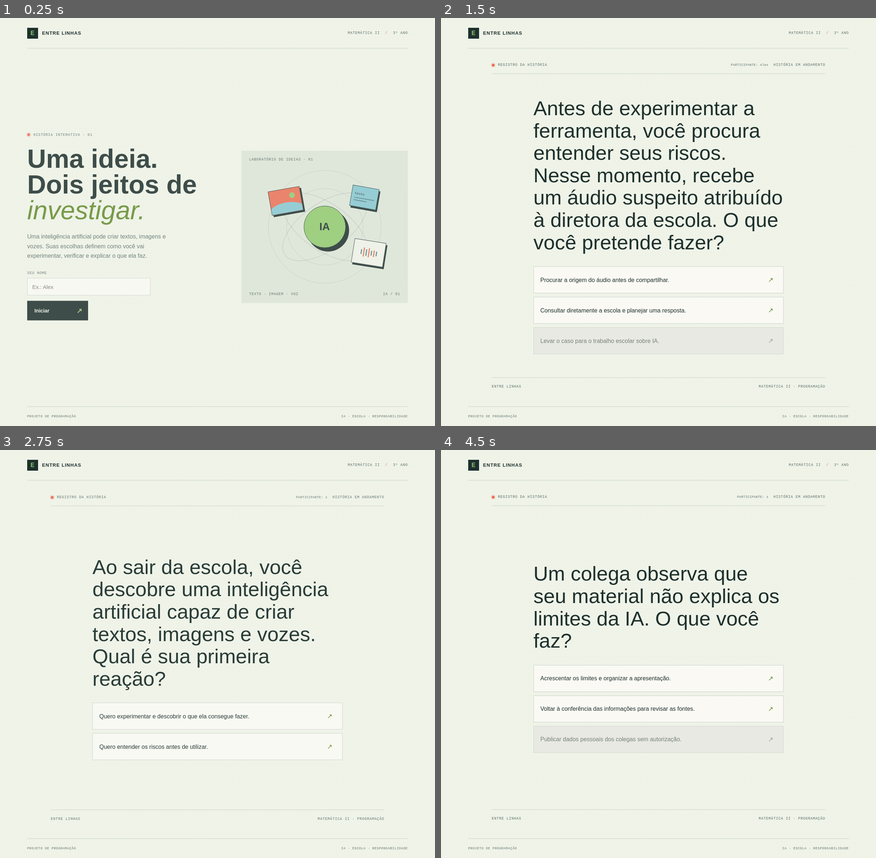
Above: before the commit, frames 1-4 (two rows, left to right).
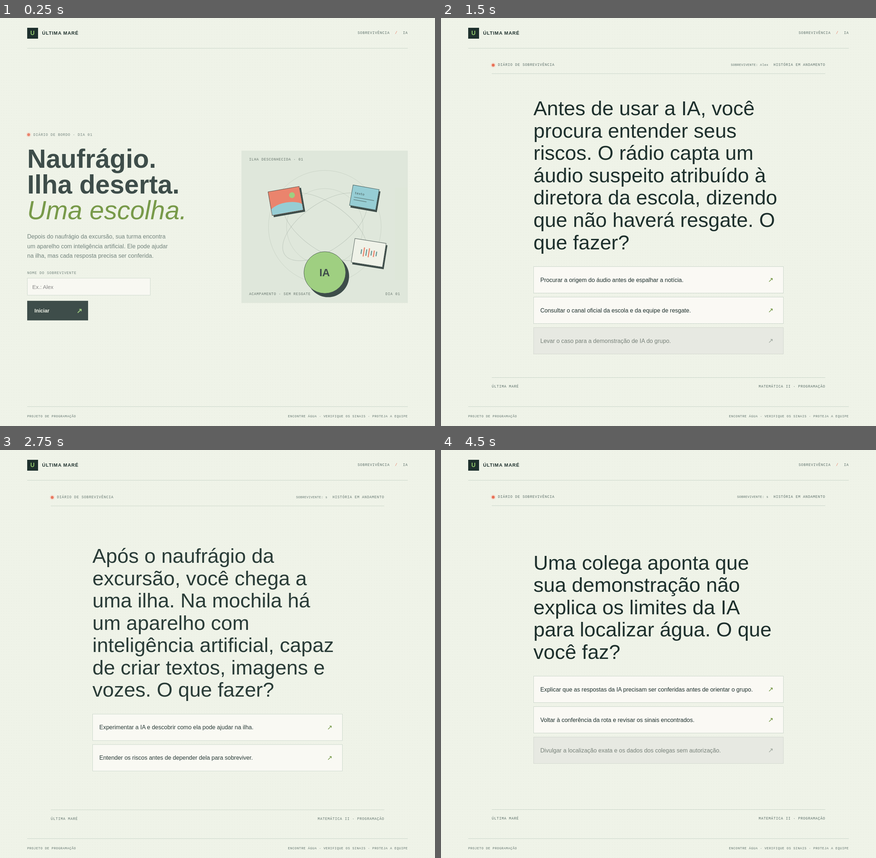
Above: after the commit, the same moments.

Repository: AnaBanana311/jogo2
Game: browser game, page index.html
Two runs of this game, one before a commit and one after it. Both use one fixed random seed, a clock stepped at 60 frames per second and the inputs below.
Inputs (mouse positions are in pixels of both pictures, inside the frame that each line leads up to):
- Up to frame 1 (0.25 s): no input
- Up to frame 2 (1.5 s): click (528, 287) at 0.27 s; type "Alex" at 0.27 s; click "Iniciar ↗" at 0.52 s; click (658, 324) at 1.27 s, where only the run after the commit has a clickable "Entender os riscos antes de d…"
- Up to frame 3 (2.75 s): click "Consultar diretamente a escol…" (after the commit: "Consultar o canal oficial da …") at 1.87 s; click "E ENTRE LINHAS" (after the commit: "U ÚLTIMA MARÉ") at 2.02 s; click (87, 719) at 2.47 s; type "s" at 2.47 s; tap Enter at 2.5 s
- Up to frame 4 (4.5 s): click (658, 727) at 3.07 s, where only the run after the commit has a clickable "Experimentar a IA e descobrir…"; click (658, 719) at 3.67 s, where only the run after the commit has a clickable "Usar o mapa da ilha já confer…"; click "Montar um exemplo fictício e …" (after the commit: "Montar um mapa fictício e ped…") at 4.27 s

The runs differ from the first frame. In frame 1, 4.8% of the frame differs, in the area x 6-94%, y 3-99%; in frame 2, 5.6%; in frame 3, 7.8%, in the area x 7-94%, y 3-99%; in frame 4, 6.1%.

Commit message:
a

Diff:
--- a/index.html
+++ b/index.html
@@ -3,8 +3,8 @@
   <head>
     <meta charset="UTF-8" />
     <meta name="viewport" content="width=device-width, initial-scale=1.0" />
-    <meta name="description" content="Uma história interativa sobre inteligência artificial, pesquisa e escolhas." />
-    <title>Entre Linhas | História interativa</title>
+    <meta name="description" content="Uma história interativa de sobrevivência em uma ilha, com escolhas sobre inteligência artificial." />
+    <title>Última Maré | Sobrevivência na ilha</title>
     <link rel="preconnect" href="https://fonts.googleapis.com" />
     <link rel="preconnect" href="https://fonts.gstatic.com" crossorigin />
     <link href="https://fonts.googleapis.com/css2?family=DM+Mono:wght@400;500&family=Space+Grotesk:wght@400;500;600;700&display=swap" rel="stylesheet" />
@@ -14,21 +14,21 @@
   <body>
     <main class="game-shell">
       <header class="topbar">
-        <a class="wordmark" href="./" aria-label="Entre Linhas, início">
-          <span class="wordmark-mark" aria-hidden="true">E</span>
-          <span>ENTRE LINHAS</span>
+        <a class="wordmark" href="./" aria-label="Última Maré, início">
+          <span class="wordmark-mark" aria-hidden="true">U</span>
+          <span>ÚLTIMA MARÉ</span>
         </a>
-        <p class="course-label">MATEMÁTICA II <span>/</span> 3º ANO</p>
+        <p class="course-label">SOBREVIVÊNCIA <span>/</span> IA</p>
       </header>
 
       <section class="intro-screen" id="introScreen" aria-labelledby="introTitle">
         <div class="intro-copy">
-          <p class="eyebrow"><span class="status-dot"></span> HISTÓRIA INTERATIVA · 01</p>
-          <h1 id="introTitle">Uma ideia.<br />Dois jeitos de<br /><em>investigar.</em></h1>
-          <p class="intro-description">Uma inteligência artificial pode criar textos, imagens e vozes. Suas escolhas definem como você vai experimentar, verificar e explicar o que ela faz.</p>
+          <p class="eyebrow"><span class="status-dot"></span> DIÁRIO DE BORDO · DIA 01</p>
+          <h1 id="introTitle">Naufrágio.<br />Ilha deserta.<br /><em>Uma escolha.</em></h1>
+          <p class="intro-description">Depois do naufrágio da excursão, sua turma encontra um aparelho com inteligência artificial. Ele pode ajudar na ilha, mas cada resposta precisa ser conferida.</p>
           <form class="intro-form" id="startForm">
             <label class="player-field" for="playerName">
-              <span class="player-field-label">SEU NOME</span>
+              <span class="player-field-label">NOME DO SOBREVIVENTE</span>
               <input class="player-name-input" id="playerName" name="playerName" type="text" maxlength="24" autocomplete="nickname" placeholder="Ex.: Alex" />
             </label>
             <button class="action-button" id="startButton" type="submit">
@@ -39,8 +39,13 @@
         </div>
 
         <div class="visual-panel" aria-hidden="true">
-          <div class="visual-index">LABORATÓRIO DE IDEIAS · 01</div>
+          <div class="visual-index">ILHA DESCONHECIDA · 01</div>
           <div class="visual-art">
+            <div class="island-sky"></div>
+            <div class="sea"></div>
+            <div class="island"></div>
+            <div class="island-palm palm-one"><span class="palm-trunk"></span><span class="palm-leaves"></span></div>
+            <div class="island-palm palm-two"><span class="palm-trunk"></span><span class="palm-leaves"></span></div>
             <div class="art-orbit orbit-one"></div>
             <div class="art-orbit orbit-two"></div>
             <div class="art-core"><span>IA</span></div>
@@ -48,13 +53,13 @@
             <div class="artifact artifact-voice"><span class="voice-line"></span><span class="voice-line"></span><span class="voice-line"></span><span class="voice-line"></span><span class="voice-line"></span><span class="voice-line"></span><span class="voice-line"></span></div>
             <div class="artifact artifact-text"><span>texto</span><span class="text-line"></span><span class="text-line short"></span></div>
           </div>
-          <div class="visual-caption"><span>TEXTO · IMAGEM · VOZ</span><span>IA / 01</span></div>
+          <div class="visual-caption"><span>ACAMPAMENTO · SEM RESGATE</span><span>DIA 01</span></div>
         </div>
       </section>
 
       <section class="story-screen" id="storyScreen" aria-labelledby="sceneTitle" hidden>
         <div class="story-meta">
-          <p class="eyebrow"><span class="status-dot"></span> REGISTRO DA HISTÓRIA</p>
+          <p class="eyebrow"><span class="status-dot"></span> DIÁRIO DE SOBREVIVÊNCIA</p>
           <div class="story-status">
             <span class="participant-name" id="survivorNameTag"></span>
             <span class="scene-count" id="sceneCount">HISTÓRIA EM ANDAMENTO</span>
@@ -66,14 +71,14 @@
           <p class="story-note" id="storyNote" hidden></p>
         </div>
         <div class="story-footer">
-          <span>ENTRE LINHAS</span>
+          <span>ÚLTIMA MARÉ</span>
           <span>MATEMÁTICA II · PROGRAMAÇÃO</span>
         </div>
       </section>
 
       <footer class="page-footer">
         <span>PROJETO DE PROGRAMAÇÃO</span>
-        <span>IA · ESCOLA · RESPONSABILIDADE</span>
+        <span>ENCONTRE ÁGUA · VERIFIQUE OS SINAIS · PROTEJA A EQUIPE</span>
       </footer>
     </main>
   </body>
--- a/js/perguntas.js
+++ b/js/perguntas.js
@@ -4,18 +4,18 @@
   { // 0 — pergunta inicial
     caminho: "inicio",
     enunciado:
-      "Ao sair da escola, você descobre uma inteligência " +
-      "artificial capaz de criar textos, imagens e vozes. " +
-      "Qual é sua primeira reação?",
-    alternativas: [
-      {
-        texto: "Quero experimentar e descobrir o que ela consegue fazer.",
+      "Após o naufrágio da excursão, você chega a uma ilha. " +
+      "Na mochila há um aparelho com inteligência artificial, " +
+      "capaz de criar textos, imagens e vozes. O que fazer?",
+    alternativas: [
+      {
+        texto: "Experimentar a IA e descobrir como ela pode ajudar na ilha.",
         afirmacao: ["Decidiu experimentar a inteligência artificial."],
         tipo: "entrada",
         proxima: 1,
       },
       {
-        texto: "Quero entender os riscos antes de utilizar.",
+        texto: "Entender os riscos antes de depender dela para sobreviver.",
         afirmacao: ["Decidiu investigar os riscos da inteligência artificial."],
         tipo: "entrada",
         proxima: 2,
@@ -25,24 +25,23 @@
   { // 1 — A1: início da experimentação
     caminho: "A",
     enunciado:
-      "Você decide experimentar a ferramenta. Na mesma semana, " +
-      "a professora solicita um trabalho sobre inteligência " +
-      "artificial. Como você pretende começar?",
-    alternativas: [
-      {
-        texto: "Testar uma explicação da IA e separar o que conferir.",
+      "Você decide experimentar a ferramenta. Sua turma precisa " +
+      "encontrar água potável e marcar uma rota segura. Como começar?",
+    alternativas: [
+      {
+        texto: "Testar a explicação da IA sobre fontes de água e separar o que conferir.",
         afirmacao: ["Testou uma explicação e separou dúvidas para conferir."],
         tipo: "avancar",
         proxima: 3,
       },
       {
-        texto: "Usar a pesquisa já conferida em aula e planejar um exemplo.",
+        texto: "Usar o mapa da ilha já conferido pela equipe e preparar uma demonstração.",
         afirmacao: ["Usou a pesquisa da aula para planejar um exemplo."],
         tipo: "salto",
         proxima: 4,
       },
       {
-        texto: "Investigar um áudio suspeito recebido no bairro.",
+        texto: "Investigar uma transmissão suspeita recebida no acampamento.",
         afirmacao: ["Decidiu investigar um áudio que circulava no bairro."],
         tipo: "trocar",
         proxima: 2,
@@ -53,24 +52,24 @@
   { // 2 — B1: início da investigação
     caminho: "B",
     enunciado:
-      "Antes de experimentar a ferramenta, você procura entender " +
-      "seus riscos. Nesse momento, recebe um áudio suspeito " +
-      "atribuído à diretora da escola. O que você pretende fazer?",
-    alternativas: [
-      {
-        texto: "Procurar a origem do áudio antes de compartilhar.",
+      "Antes de usar a IA, você procura entender seus riscos. " +
+      "O rádio capta um áudio suspeito atribuído à diretora da escola, " +
+      "dizendo que não haverá resgate. O que fazer?",
+    alternativas: [
+      {
+        texto: "Procurar a origem do áudio antes de espalhar a notícia.",
         afirmacao: ["Procurou a origem do áudio antes de compartilhar."],
         tipo: "avancar",
         proxima: 7,
       },
       {
-        texto: "Consultar diretamente a escola e planejar uma resposta.",
+        texto: "Consultar o canal oficial da escola e da equipe de resgate.",
         afirmacao: ["Consultou a escola diretamente antes de agir."],
         tipo: "salto",
         proxima: 8,
       },
       {
-        texto: "Levar o caso para o trabalho escolar sobre IA.",
+        texto: "Levar o caso para a demonstração de IA do grupo.",
         afirmacao: ["Levou o caso para o trabalho escolar sobre IA."],
         tipo: "trocar",
         proxima: 1,
@@ -81,11 +80,11 @@
   { // 3 — A2: conferir informações
     caminho: "A",
     enunciado:
-      "A resposta da IA apresenta uma afirmação sem fonte. " +
+      "A IA indica um possível riacho, mas não cita fontes. " +
       "Qual atitude você toma?",
     alternativas: [
       {
-        texto: "Conferir fontes confiáveis e planejar a demonstração.",
+        texto: "Conferir sinais no terreno e fontes confiáveis antes de levar o grupo.",
         afirmacao: ["Conferiu fontes antes de planejar a demonstração."],
         tipo: "avancar",
         proxima: 4,
@@ -97,7 +96,7 @@
         proxima: 1,
       },
       {
-        texto: "Inventar uma fonte e apresentá-la como verdadeira.",
+        texto: "Inventar a origem do riacho e mandar todos até lá.",
         afirmacao: ["Inventou uma fonte para sustentar a resposta."],
         tipo: "gameover",
         disponivel: false,
@@ -107,23 +106,23 @@
   { // 4 — A3: planejar a demonstração
     caminho: "A",
     enunciado:
-      "Você vai demonstrar como uma IA produz respostas. " +
-      "Como preparar o exemplo para a turma?",
-    alternativas: [
-      {
-        texto: "Montar um exemplo fictício e pedir uma revisão.",
+      "Você vai mostrar aos colegas como a IA produz respostas e mapas. " +
+      "Como preparar o exemplo?",
+    alternativas: [
+      {
+        texto: "Montar um mapa fictício e pedir que outro sobrevivente revise.",
         afirmacao: ["Preparou um exemplo fictício para revisão."],
         tipo: "avancar",
         proxima: 5,
       },
       {
-        texto: "Usar um exemplo já revisado em aula e organizar a apresentação.",
+        texto: "Usar uma rota já conferida pela equipe e organizar a demonstração.",
         afirmacao: ["Escolheu um exemplo já revisado em aula."],
         tipo: "salto",
         proxima: 6,
       },
       {
-        texto: "Usar a investigação do áudio para orientar os moradores.",
+        texto: "Usar as mensagens do rádio para orientar outro acampamento.",
         afirmacao: ["Decidiu colaborar com a orientação dos moradores."],
         tipo: "trocar",
         proxima: 8,
@@ -134,23 +133,23 @@
   { // 5 — A4: revisar o material
     caminho: "A",
     enunciado:
-      "Um colega observa que seu material não explica os limites " +
-      "da IA. O que você faz?",
-    alternativas: [
-      {
-        texto: "Acrescentar os limites e organizar a apresentação.",
+      "Uma colega aponta que sua demonstração não explica os limites " +
+      "da IA para localizar água. O que você faz?",
+    alternativas: [
+      {
+        texto: "Explicar que as respostas da IA precisam ser conferidas antes de orientar o grupo.",
         afirmacao: ["Acrescentou os limites da ferramenta ao material."],
         tipo: "avancar",
         proxima: 6,
       },
       {
-        texto: "Voltar à conferência das informações para revisar as fontes.",
+        texto: "Voltar à conferência da rota e revisar os sinais encontrados.",
         afirmacao: ["Voltou à conferência das fontes para revisar o material."],
         tipo: "salto",
         proxima: 3,
       },
       {
-        texto: "Publicar dados pessoais dos colegas sem autorização.",
+        texto: "Divulgar a localização exata e os dados dos colegas sem autorização.",
         afirmacao: ["Expôs dados pessoais dos colegas sem autorização."],
         tipo: "gameover",
         disponivel: false,
@@ -160,23 +159,23 @@
   { // 6 — A5: organizar a apresentação
     caminho: "A",
     enunciado:
-      "Antes da apresentação, você decide como organizar " +
-      "o trabalho. Qual será sua atitude?",
-    alternativas: [
-      {
-        texto: "Organizar o exemplo, as fontes e os cuidados necessários.",
+      "Antes de apresentar o plano de busca à equipe, " +
+      "como você organiza as informações?",
+    alternativas: [
+      {
+        texto: "Organizar o mapa, as fontes consultadas e os cuidados para buscar água.",
         afirmacao: ["Organizou o exemplo, as fontes e os cuidados necessários."],
         tipo: "avancar",
         proxima: 11,
       },
       {
-        texto: "Voltar à revisão para melhorar a explicação dos limites.",
+        texto: "Voltar à revisão dos limites da IA para corrigir o plano.",
         afirmacao: ["Retomou a revisão para melhorar a explicação dos limites."],
         tipo: "salto",
         proxima: 5,
       },
       {
-        texto: "Levar o material ao encontro de orientação dos moradores.",
+        texto: "Levar o material para outro grupo de sobreviventes.",
         afirmacao: ["Decidiu levar o material ao encontro dos moradores."],
         tipo: "trocar",
         proxima: 10,
@@ -187,11 +186,11 @@
   { // 7 — B2: conferir a origem do áudio
     caminho: "B",
     enunciado:
-      "O áudio não tem uma publicação original identificada. " +
+      "O áudio não tem uma origem identificada. " +
       "Como continuar a investigação?",
     alternativas: [
       {
-        texto: "Consultar os canais oficiais da escola.",
+        texto: "Sintonizar o canal oficial da escola e da equipe de resgate.",
         afirmacao: ["Consultou os canais oficiais da escola."],
         tipo: "avancar",
         proxima: 8,
@@ -203,7 +202,7 @@
         proxima: 2,
       },
       {
-        texto: "Acusar publicamente um colega sem qualquer prova.",
+        texto: "Acusar outro sobrevivente sem qualquer prova.",
         afirmacao: ["Acusou um colega publicamente sem provas."],
         tipo: "gameover",
         disponivel: false,
@@ -213,23 +212,23 @@
   { // 8 — B3: planejar a orientação
     caminho: "B",
     enunciado:
-      "A escola confirma que o áudio é falso. Você decide " +
-      "ajudar os moradores a verificar informações. Como agir?",
-    alternativas: [
-      {
-        texto: "Preparar uma campanha e conferir suas orientações.",
+      "A escola confirma pelo rádio que o áudio é falso. " +
+      "Você decide ajudar os sobreviventes a verificar informações. Como agir?",
+    alternativas: [
+      {
+        texto: "Preparar um aviso de segurança e conferir as orientações antes de divulgar.",
         afirmacao: ["Preparou uma campanha para orientar os moradores."],
         tipo: "avancar",
         proxima: 9,
       },
       {
-        texto: "Usar o comunicado já revisado pela escola e organizar o encontro.",
+        texto: "Usar o comunicado confirmado pela escola e organizar um encontro no acampamento.",
         afirmacao: ["Escolheu o comunicado revisado pela escola para o encontro."],
         tipo: "salto",
         proxima: 10,
       },
       {
-        texto: "Transformar o caso em uma demonstração para a turma.",
+        texto: "Transformar a checagem do áudio em uma demonstração para a equipe.",
         afirmacao: ["Decidiu transformar o caso em uma demonstração escolar."],
         tipo: "trocar",
         proxima: 4,
@@ -240,23 +239,23 @@
   { // 9 — B4: revisar a campanha
     caminho: "B",
     enunciado:
-      "Na revisão da campanha, surge uma dúvida sobre a origem " +
+      "Na revisão das orientações, surge uma dúvida sobre a origem " +
       "do áudio. Como você responde?",
     alternativas: [
       {
-        texto: "Explicar o que foi confirmado e o que permanece desconhecido.",
+        texto: "Separar os fatos confirmados das informações ainda desconhecidas.",
         afirmacao: ["Separou os fatos confirmados das informações desconhecidas."],
         tipo: "avancar",
         proxima: 10,
       },
       {
-        texto: "Voltar à investigação para conferir a origem novamente.",
+        texto: "Voltar à investigação para conferir a mensagem novamente.",
         afirmacao: ["Retomou a investigação para conferir a origem do áudio."],
         tipo: "salto",
         proxima: 7,
       },
       {
-        texto: "Criar outro áudio falso e divulgá-lo como verdadeiro.",
+        texto: "Criar um falso aviso de resgate e espalhá-lo pelo acampamento.",
         afirmacao: ["Criou e divulgou outro áudio falso como verdadeiro."],
         tipo: "gameover",
         disponivel: false,
@@ -266,23 +265,23 @@
   { // 10 — B5: organizar o encontro
     caminho: "B",
     enunciado:
-      "Você prepara o encontro com os moradores. O que " +
-      "precisa fazer antes de apresentar o material?",
-    alternativas: [
-      {
-        texto: "Organizar o esclarecimento da escola e as dicas de verificação.",
+      "Você prepara um encontro no acampamento para os sobreviventes. " +
+      "O que fazer antes de apresentar o material?",
+    alternativas: [
+      {
+        texto: "Organizar o esclarecimento da escola e as dicas para verificar alertas.",
         afirmacao: ["Organizou o esclarecimento e as dicas de verificação."],
         tipo: "avancar",
         proxima: 12,
       },
       {
-        texto: "Voltar à revisão para melhorar as orientações.",
+        texto: "Voltar à revisão para melhorar as orientações do acampamento.",
         afirmacao: ["Voltou à revisão das orientações da campanha."],
         tipo: "salto",
         proxima: 9,
       },
       {
-        texto: "Expor conversas privadas de moradores sem autorização.",
+        texto: "Expor conversas privadas dos colegas sem autorização.",
         afirmacao: ["Expôs conversas privadas de moradores sem autorização."],
         tipo: "gameover",
         disponivel: false,
@@ -293,16 +292,18 @@
     caminho: "A",
     pausa: true,
     enunciado:
-      "Seu material está organizado para a apresentação na escola. " +
-      "O próximo desafio será apresentar sua proposta.",
+      "Seu guia para localizar água e usar a IA com responsabilidade " +
+      "está pronto para compartilhar com a turma. O próximo desafio " +
+      "será apresentar o plano.",
     alternativas: [],
   },
   { // 12 — continuidade B
     caminho: "B",
     pausa: true,
     enunciado:
-      "Seu material está organizado para o encontro com os moradores. " +
-      "O próximo desafio será apresentar suas orientações.",
+      "Seu material para verificar o áudio e orientar outros grupos " +
+      "está pronto. O próximo desafio será conversar com os " +
+      "sobreviventes do acampamento.",
     alternativas: [],
   },
 ];
--- a/js/script.js
+++ b/js/script.js
@@ -60,7 +60,7 @@
   historiaFinal = "";
   const participante = nome(playerNameInput.value);
   playerNameInput.value = participante;
-  survivorNameTag.textContent = `PARTICIPANTE: ${participante}`;
+  survivorNameTag.textContent = `SOBREVIVENTE: ${participante}`;
   introScreen.hidden = true;
   storyScreen.hidden = false;
   mostraPergunta();
